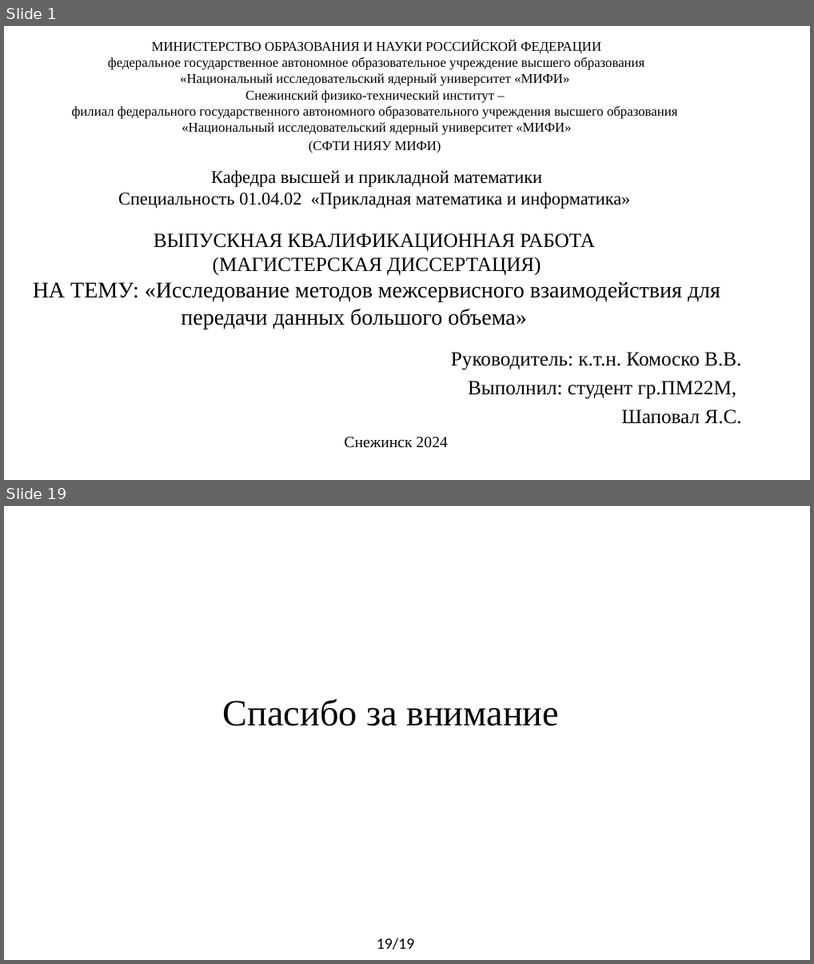
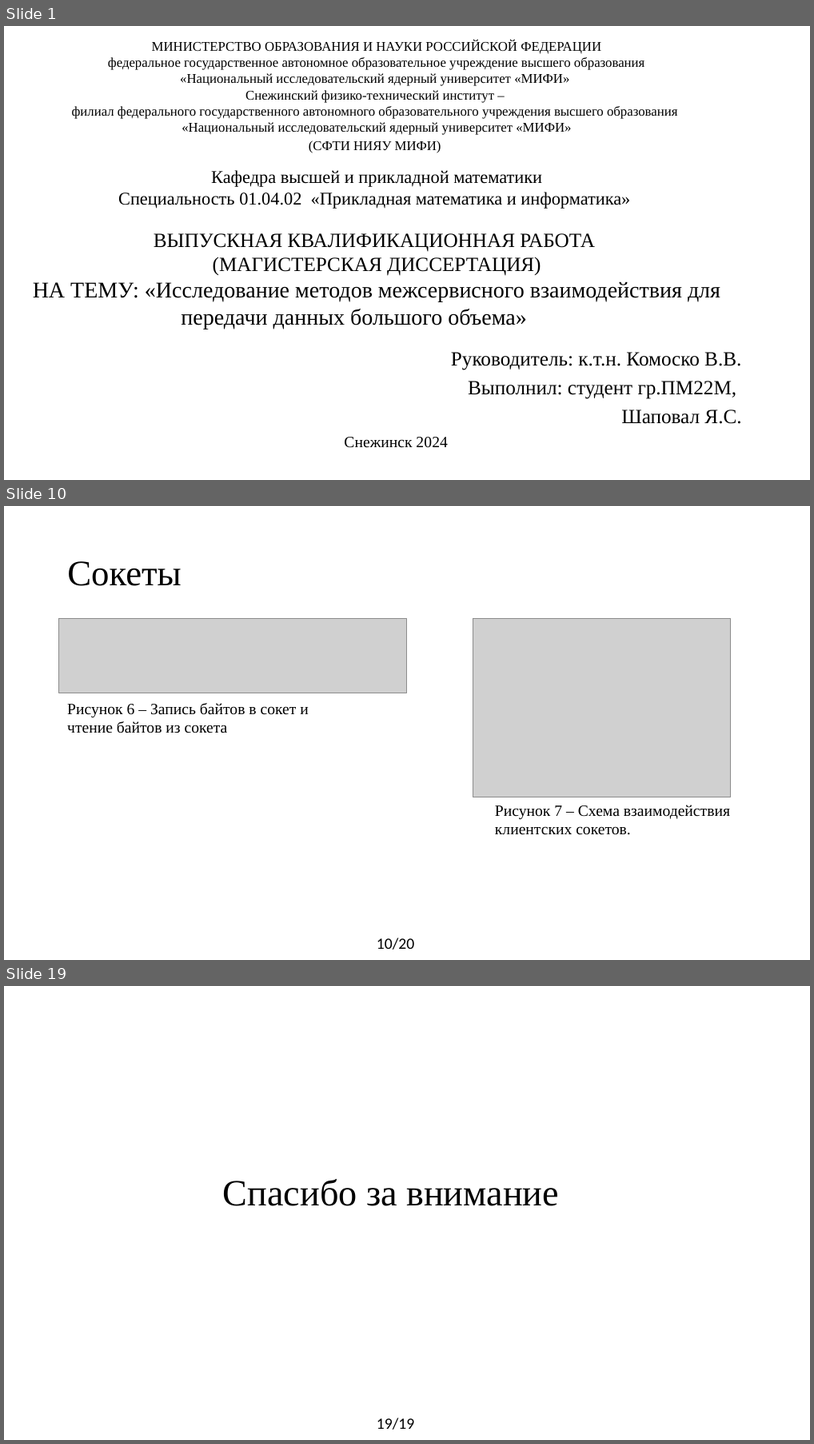
Before and after one commit to yaroslavshap/Http1_Http2_speed, a slide deck: documents/Презентация_Шаповал.pptx. Shown one above the other, each under a label of ours: slides 1 and 19 before the commit, slides 1, 10 and 19 after it; the slides between them are not shown. The pictures are 814x964 and 814x1444 pixels, drawn with LibreOffice and Linux fonts; fonts in the diff are those of the drawing; grey boxes stand for pictures. Boxes give left, top, right and bottom in pixels: in the first picture for what was removed or moved away, otherwise in the second. Text is boxed around its words. In the diff, an @@ line names an element or a change of style, - is before the commit and + after.

```diff
--- a/documents/Презентация_Шаповал.pptx
+++ b/documents/Презентация_Шаповал.pptx
@@ slide 10 added at bbox=[4, 506, 810, 960], background #FFFFFF @@
@@ title added at bbox=[67, 561, 181, 586], 32 pt, text #000000 @@
+Сокеты
@@ picture added at bbox=[59, 619, 407, 693] @@
@@ picture added at bbox=[474, 619, 731, 796] @@
@@ text added at bbox=[67, 703, 308, 733], 14 pt, text #000000 @@
+Рисунок 6 – Запись байтов в сокет и чтение байтов из сокета
@@ text added at bbox=[495, 804, 730, 835], 14 pt, text #000000 @@
+Рисунок 7 – Схема взаимодействия клиентских сокетов.
@@ text added at bbox=[377, 937, 414, 949], 14 pt, text #000000 @@
+10/20
```
Also in this commit, not shown: 11 slides changed, 5 other slides added, 6 slides removed, 1 other file.
